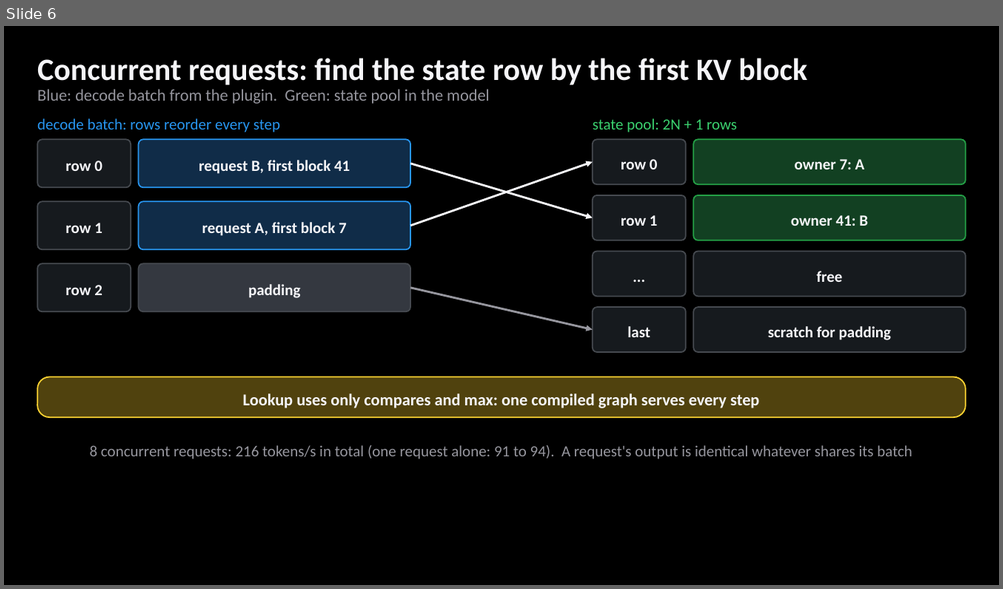
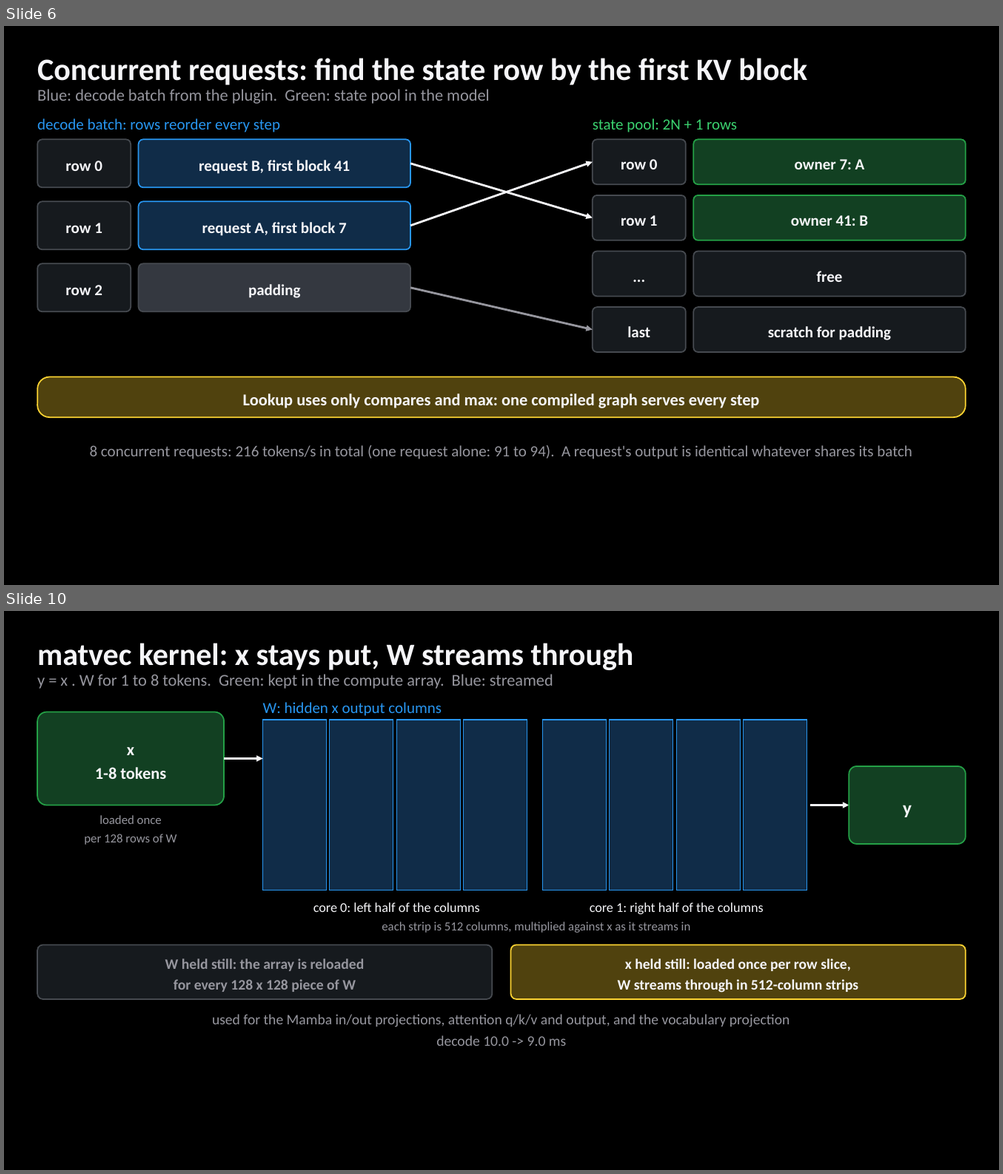
Before and after one commit to littlemex/zenn, a slide deck: diagrams/articles/162e5225ba1c9b-figures.pptx. Shown one above the other, each under a label of ours: slide 6 before the commit, slides 6 and 10 after it; the slides between them are not shown. The pictures are 1003x589 and 1003x1174 pixels, drawn with LibreOffice and Linux fonts; fonts in the diff are those of the drawing. Boxes give left, top, right and bottom in pixels: in the first picture for what was removed or moved away, otherwise in the second. Text is boxed around its words. In the diff, an @@ line names an element or a change of style, - is before the commit and + after.

Commit message:
articles: NemotronH on vLLM Neuron plugin: a figure and a beginner walkthrough for each NKI kernel

```diff
--- a/diagrams/articles/162e5225ba1c9b-figures.pptx
+++ b/diagrams/articles/162e5225ba1c9b-figures.pptx
@@ slide 10 added at (4,611,999,1170), background #000000 @@
@@ text added at (37,643,634,670), 30 pt, text #F5F5F8, bold @@
+matvec kernel: x stays put, W streams through
@@ text added at (37,674,553,689), 16 pt, text #96969E @@
+y = x . W for 1 to 8 tokens. Green: kept in the compute array. Blue: streamed
@@ rounded rectangle added at (37,712,224,805), fill #124022, outline #24A046 1.25 pt, 16 pt, text #F5F5F8, bold @@
+x
+1-8 tokens
@@ text added at (263,702,441,716), 15 pt, text #2896F0 @@
+W: hidden x output columns
@@ rectangle added at (263,720,327,891), fill #102C48, outline #2896F0 0.75 pt @@
@@ rectangle added at (330,720,392,891), fill #102C48, outline #2896F0 0.75 pt @@
@@ rectangle added at (396,720,460,891), fill #102C48, outline #2896F0 0.75 pt @@
@@ rectangle added at (464,720,527,891), fill #102C48, outline #2896F0 0.75 pt @@
@@ rectangle added at (543,720,606,891), fill #102C48, outline #2896F0 0.75 pt @@
@@ rectangle added at (609,720,672,891), fill #102C48, outline #2896F0 0.75 pt @@
@@ rectangle added at (676,720,740,891), fill #102C48, outline #2896F0 0.75 pt @@
@@ rectangle added at (743,720,807,891), fill #102C48, outline #2896F0 0.75 pt @@
@@ arrow added from (224, 759) to (263, 759), #F5F5F8 2 pt @@
@@ rounded rectangle added at (848,766,965,844), fill #124022, outline #24A046 1.25 pt, 18 pt, text #F5F5F8, bold @@
+y
@@ arrow added from (810, 805) to (848, 805), #F5F5F8 2 pt @@
@@ text added at (84,815,177,845), 12 pt, text #96969E @@
+loaded once
+per 128 rows of W
@@ text added at (313,903,480,912), 13 pt, text #F5F5F8 @@
+core 0: left half of the columns
@@ text added at (589,903,763,914), 13 pt, text #F5F5F8 @@
+core 1: right half of the columns
@@ text added at (381,922,691,933), 12 pt, text #96969E @@
+each strip is 512 columns, multiplied against x as it streams in
@@ rounded rectangle added at (37,945,492,999), fill #161A1E, outline #464A50 1.25 pt, 14 pt, text #96969E, bold @@
+W held still: the array is reloaded
+for every 128 x 128 piece of W
@@ rounded rectangle added at (511,945,965,999), fill #50420E, outline #FBD332 1.25 pt, 14 pt, text #F5F5F8, bold @@
+x held still: loaded once per row slice,
+W streams through in 512-column strips
@@ text added at (212,1014,790,1046), 14 pt, text #96969E @@
+used for the Mamba in/out projections, attention q/k/v and output, and the vocabulary projection
+decode 10.0 -> 9.0 ms
```
Also in this commit, not shown: 3 other slides added, 5 other files.
